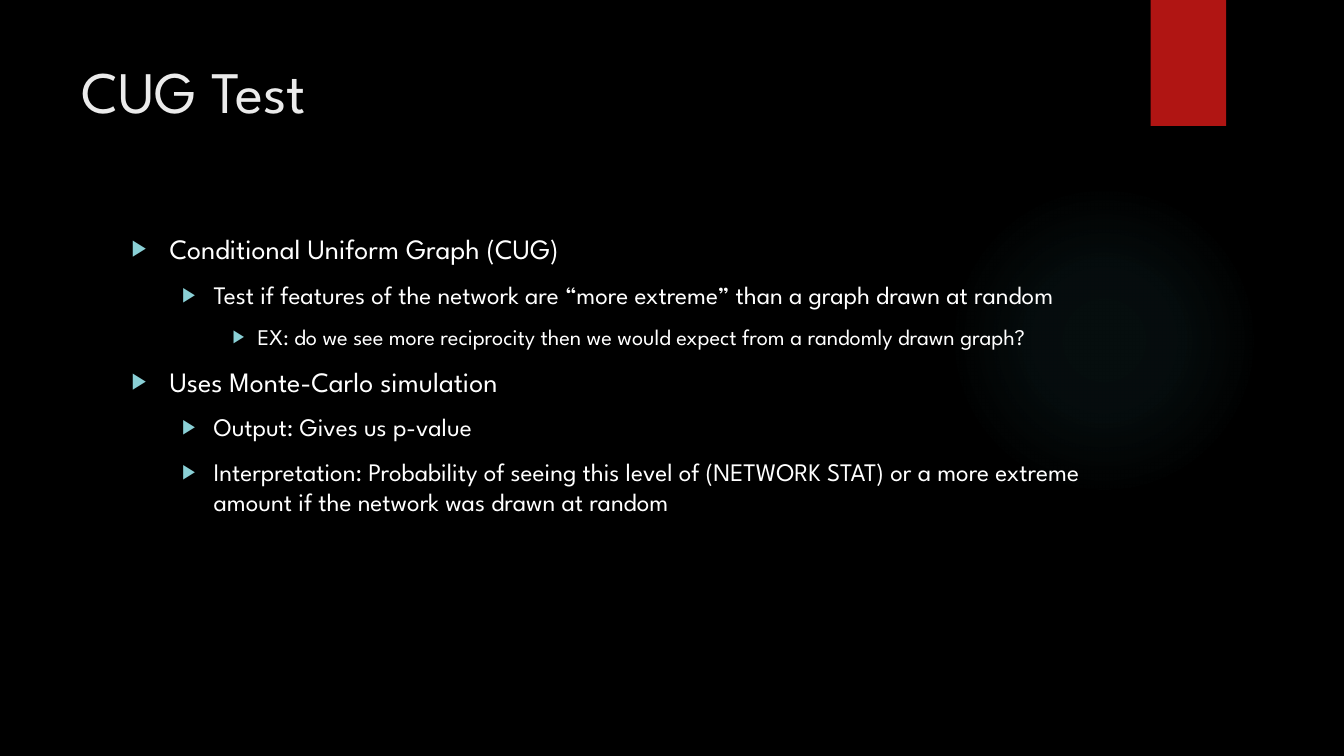
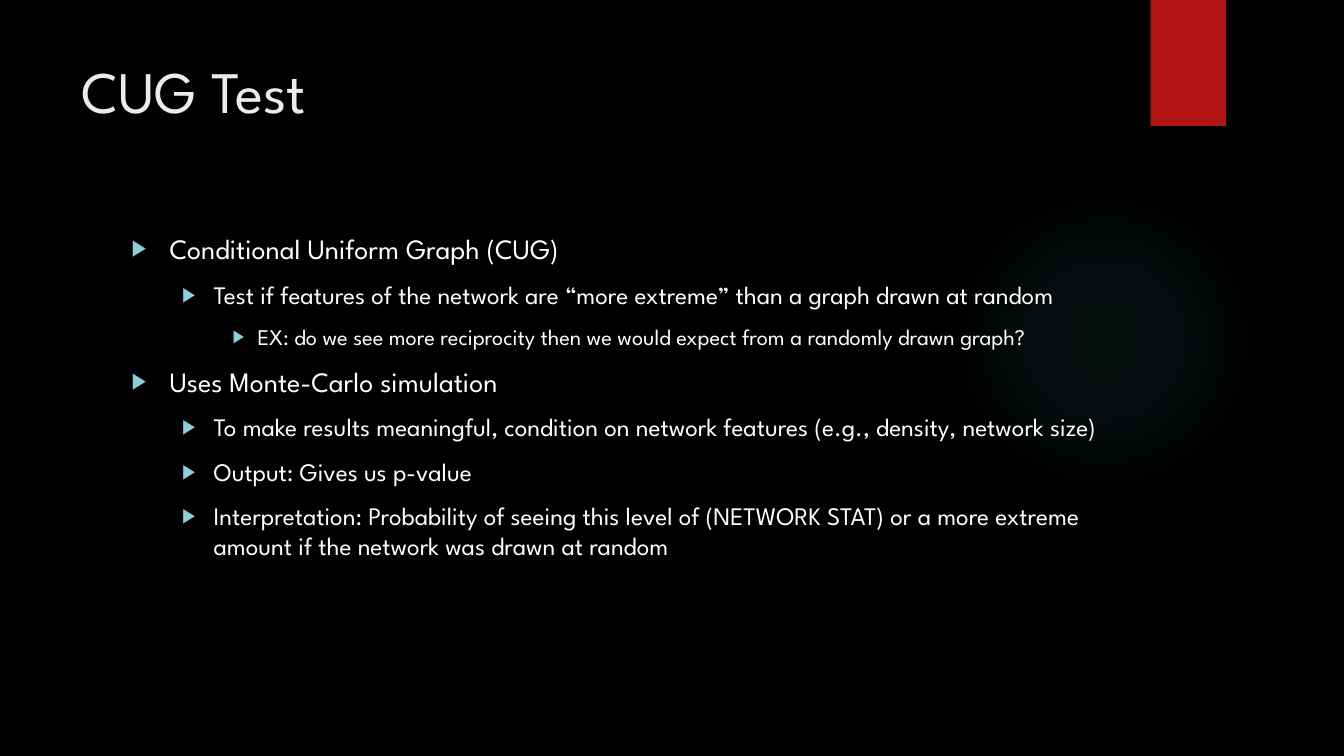
Before and after one commit to dwallc/Workshops, a slide deck: slide 7 of R/Advanced Network Analysis Using R/Advanced Network Analysis using R.pptx. Drawn at 1344x756 pixels with LibreOffice and Linux fonts; fonts in the diff are those of the drawing; background and template pictures are left out. Boxes give left, top, right and bottom in pixels: in the first picture for what was removed or moved away, otherwise in the second. Text is boxed around its words. In the diff, an @@ line names an element or a change of style, - is before the commit and + after.

```diff
--- a/R/Advanced Network Analysis Using R/Advanced Network Analysis using R.pptx
+++ b/R/Advanced Network Analysis Using R/Advanced Network Analysis using R.pptx
@@ text at bbox=[214, 418, 1096, 442]: paragraph added @@
+  ▶ To make results meaningful, condition on network features (e.g., density, network size)
```
Also in this commit, not shown: 1 other slide changed.
